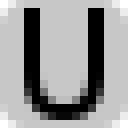
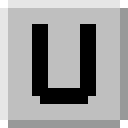
Revision of a layered (128, 128) image; what changed, layer by layer:
removed layer "U" over box(24, 8, 104, 120)
renamed "Hintergrund" to "Background", painted on it over box(0, 0, 128, 128)
